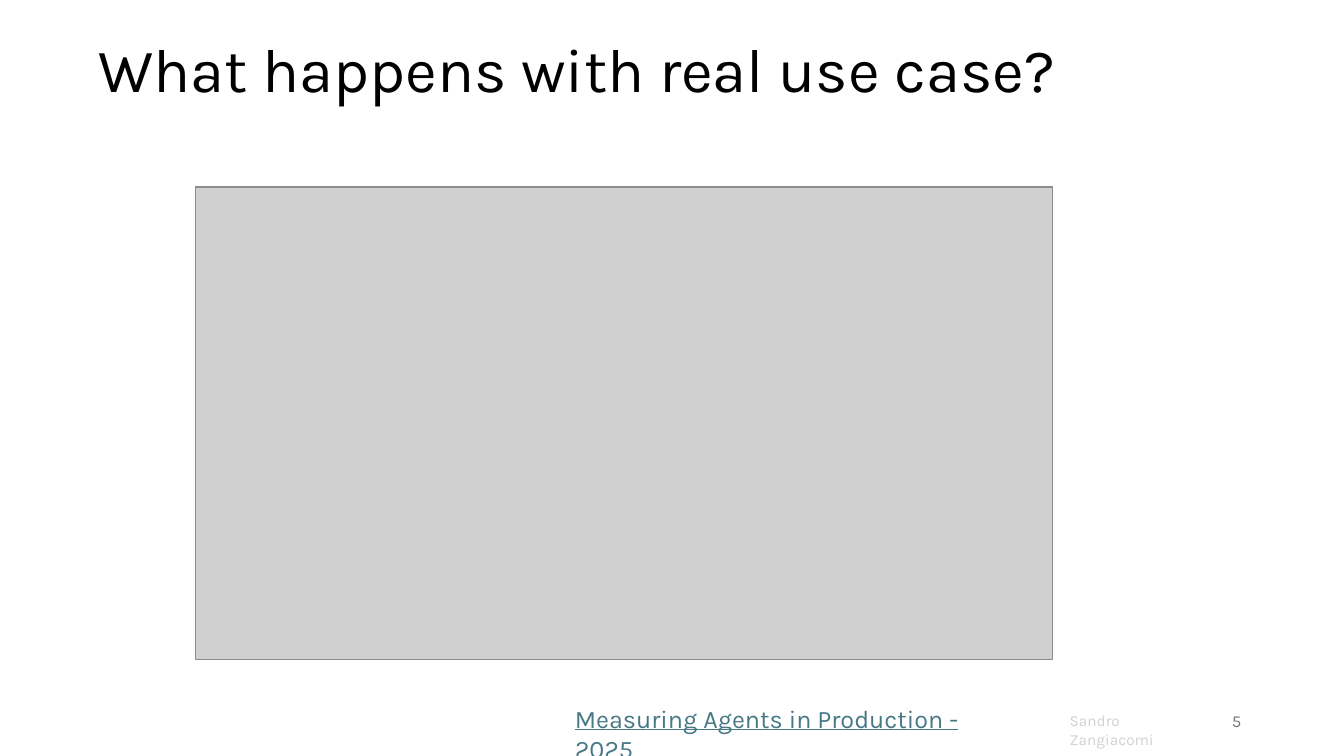
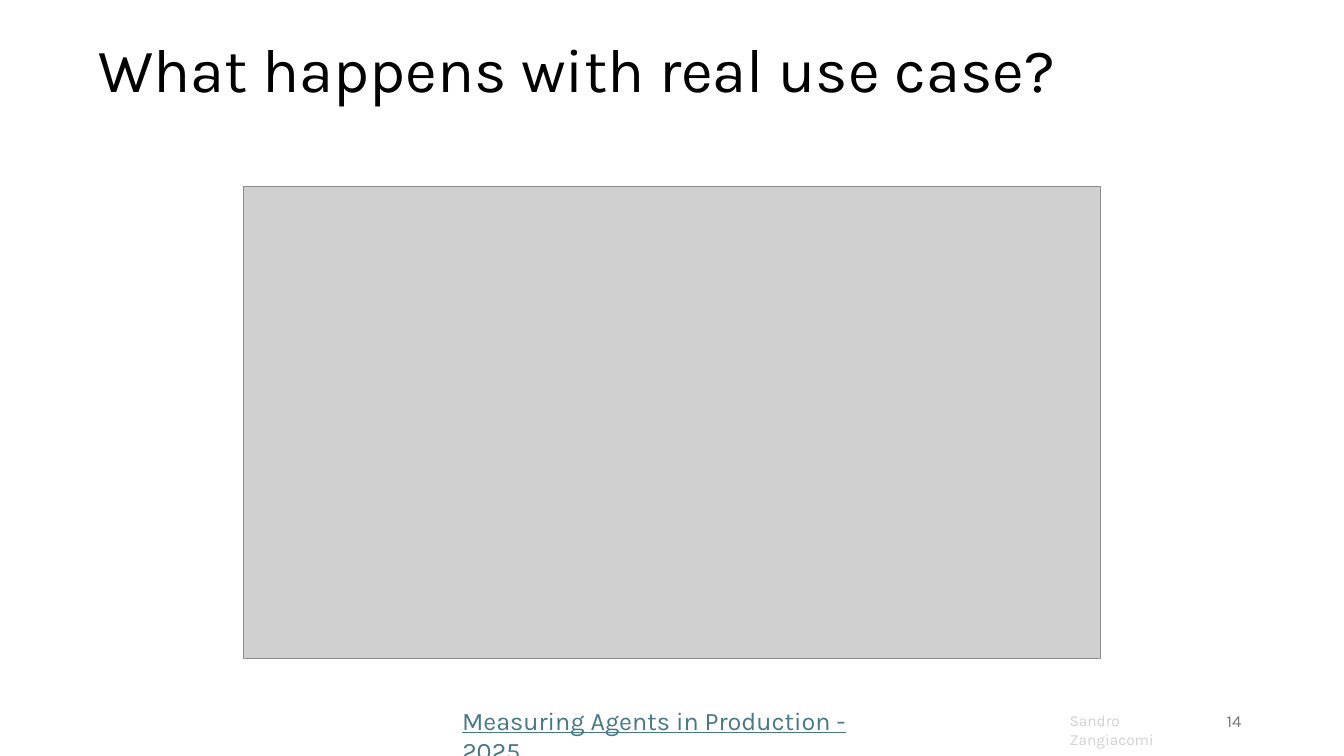
Before and after one commit to sandrozc/llm_learning_xp, a slide deck: slide 14 of genai_course.pptx (slide 5 before the commit). Drawn at 1344x756 pixels with LibreOffice and Linux fonts; fonts in the diff are those of the drawing; grey boxes stand for pictures; background and template pictures are left out. Boxes give left, top, right and bottom in pixels: in the first picture for what was removed or moved away, otherwise in the second. Text is boxed around its words. In the diff, an @@ line names an element or a change of style, - is before the commit and + after.

```diff
--- a/genai_course.pptx
+++ b/genai_course.pptx
@@ picture: place and size @@
-picture at (196, 188, 1053, 659)
+picture at (244, 187, 1101, 658)
@@ text "Measuring Agents in Production - ...": place and size @@
-text "Measuring Agents in Production - ..." at (575, 710, 943, 734)
+text "Measuring Agents in Production - ..." at (462, 712, 831, 736)
@@ page number at (1227, 716, 1242, 727): text changed @@
-5
+14
```
Also in this commit, not shown: 14 other slides changed, 7 slides added, 1 slide removed.
